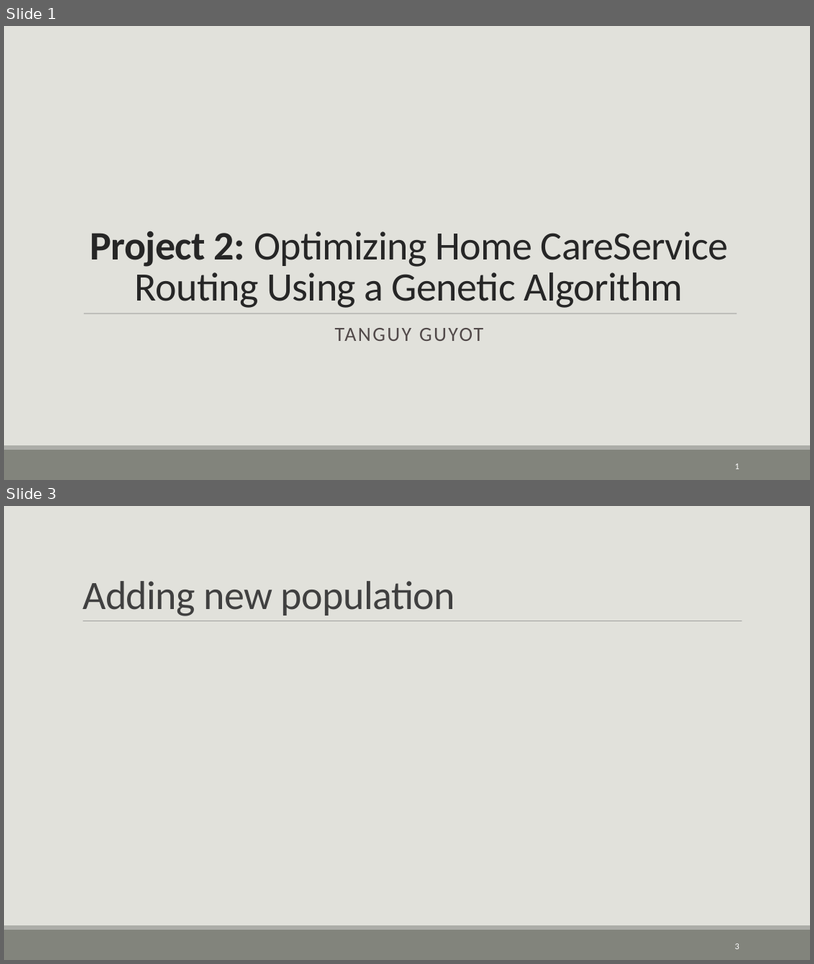
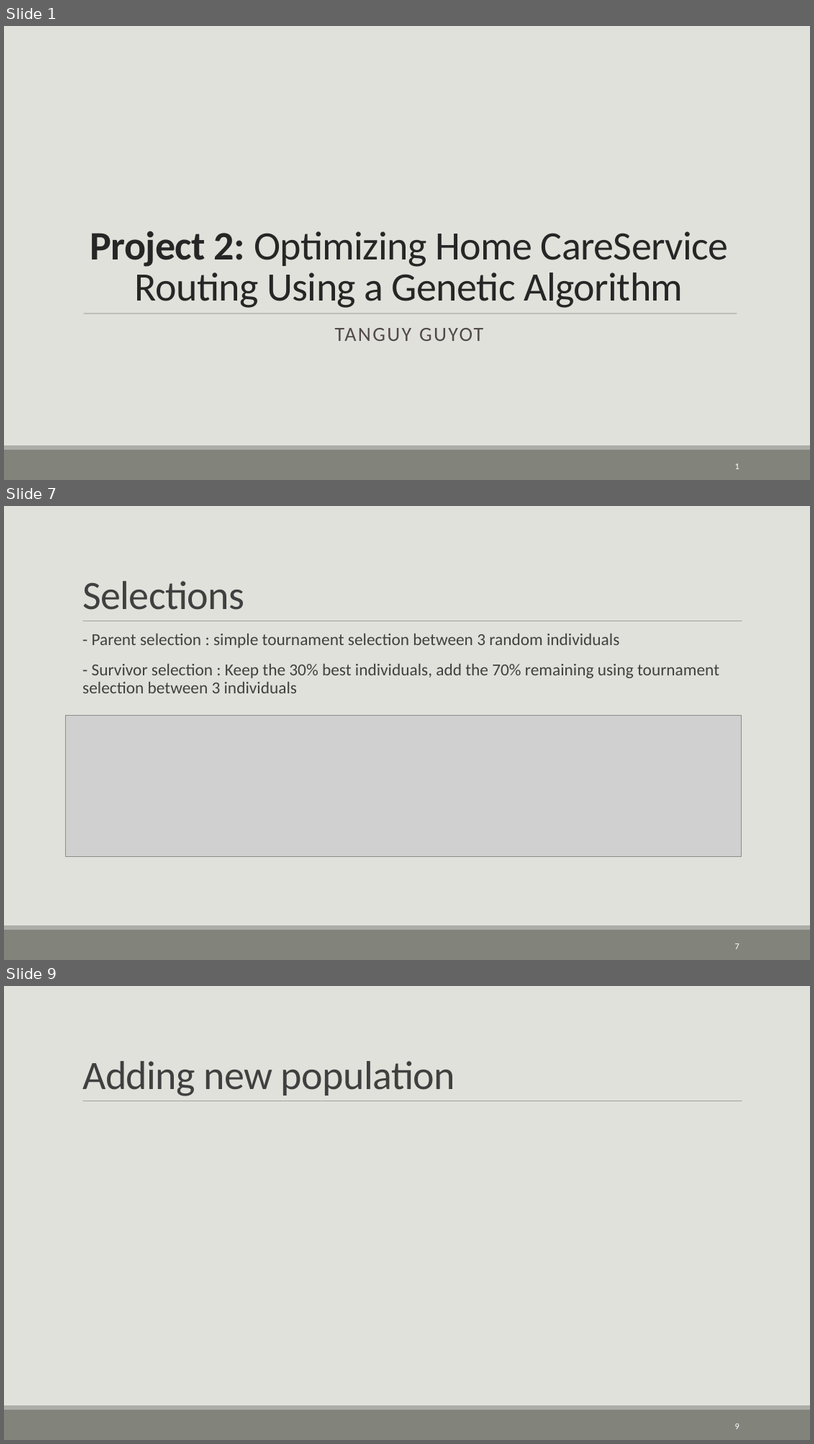
Before and after one commit to tanguyguyot/project2-bioai, a slide deck: files for project 2/presentation.odp. Shown one above the other, each under a label of ours: slides 1 and 3 before the commit, slides 1, 7 and 9 after it; the slides between them are not shown. The pictures are 814x964 and 814x1444 pixels, drawn with LibreOffice and Linux fonts; fonts in the diff are those of the drawing; grey boxes stand for pictures. Boxes give left, top, right and bottom in pixels: in the first picture for what was removed or moved away, otherwise in the second. Text is boxed around its words. In the diff, an @@ line names an element or a change of style, - is before the commit and + after.

```diff
--- a/files for project 2/presentation.odp
+++ b/files for project 2/presentation.odp
@@ slide 7 added at box(4, 506, 810, 960), background #E1E1DB; not listed: 3 template elements that a slide beside it also shows @@
@@ title added at box(82, 581, 244, 610), 48 pt, text #404040 @@
+Selections
@@ text added at box(82, 633, 720, 693), 20 pt, text #404040 @@
+  - Parent selection : simple tournament selection between 3 random individuals
+  - Survivor selection : Keep the 30% best individuals, add the 70% remaining using tournament selection between 3 individuals
@@ picture added at box(65, 716, 742, 856) @@
@@ page number added at box(736, 943, 740, 949), 10.5 pt, text #FFFFFF @@
+7
@@ what was slide 3 is now slide 9 @@
@@ page number at box(736, 1423, 740, 1429): text changed @@
-3
+9
```
Also in this commit, not shown: 2 slides changed, 7 other slides added, 2 slides removed, 24 other files.
